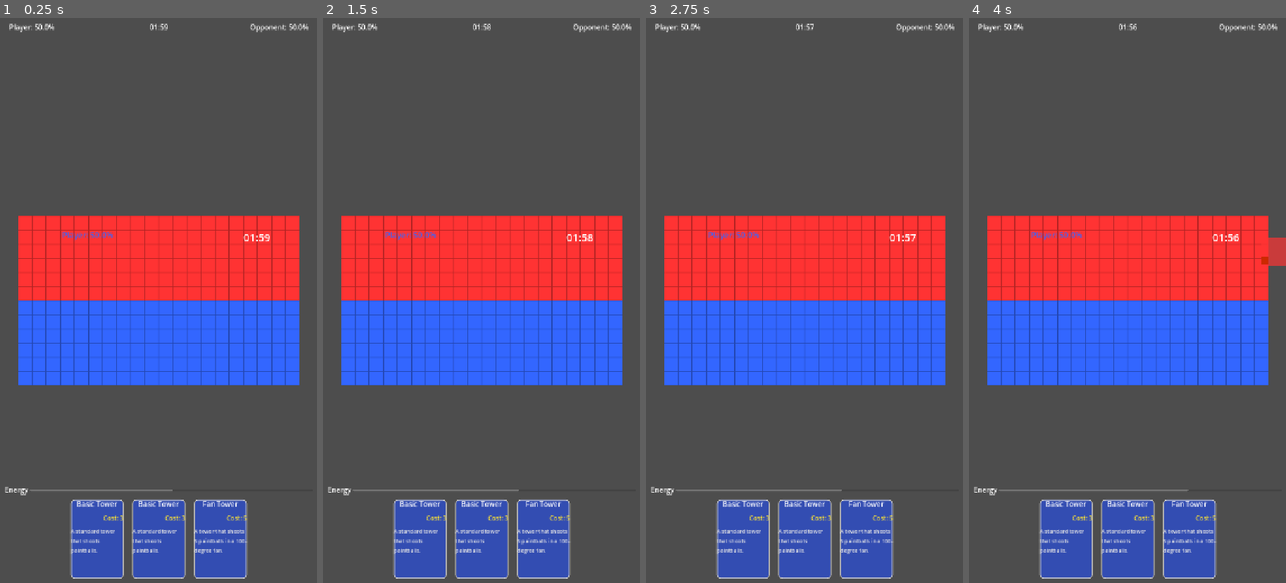
Above: before the commit, frames 1-4 (left to right).
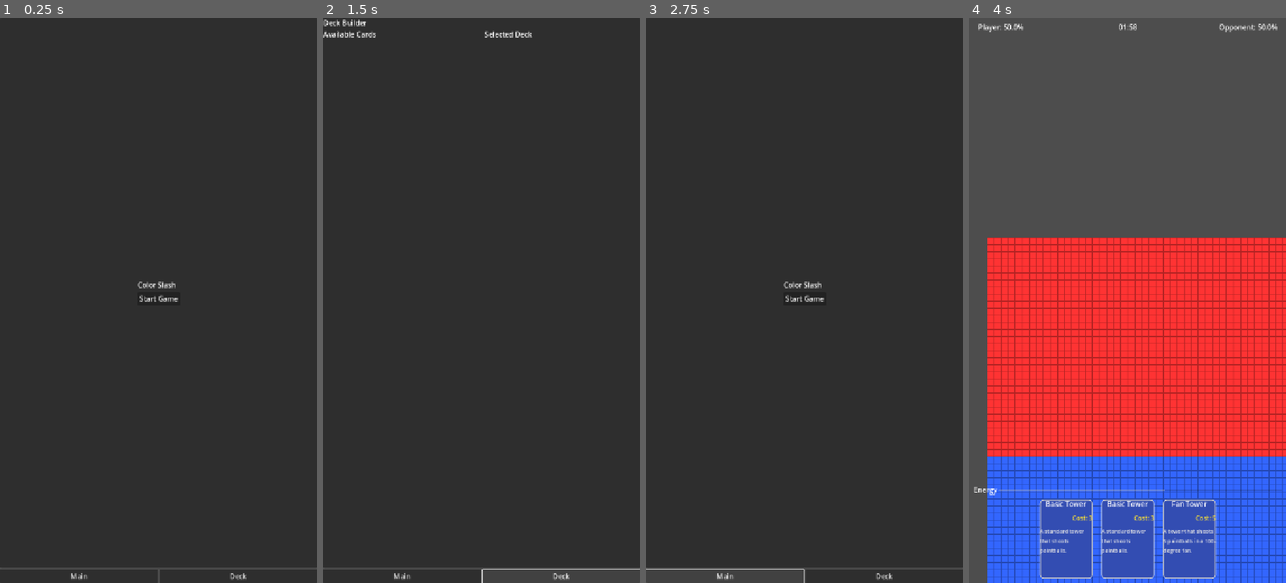
Above: after the commit, the same moments.

Repository: HugoFucksmann/colorslash
Game: Godot game, scene res://scenes/main_flow.tscn
Same seed, same stepped clock (60 frames per second), same inputs: the game is played once before the commit and once after it. Before the commit the project starts from res://scenes/main_arena.tscn.
Inputs (mouse positions are in pixels of both pictures, inside the frame that each line leads up to):
- Up to frame 1 (0.25 s): no input
- Up to frame 2 (1.5 s): click (402, 577) at 0.5 s, where only the run after the commit has a clickable "Main"; click (560, 577) at 1.25 s, where only the run after the commit has a clickable "Deck"
- Up to frame 3 (2.75 s): click (725, 577) at 2 s, where only the run after the commit has a clickable "Main"
- Up to frame 4 (4 s): click (1127, 300) at 2.75 s, where only the run after the commit has a clickable "Start Game"; tap Enter at 3.5 s; move the mouse to (1197, 272) at 3.52 s

The runs differ from the first frame. In frame 1, 100% of the frame differs, in the area x 0-100%, y 0-100%; in frame 2, 99%; in frame 3, 99%; in frame 4, 46%.

Commit message:
screens

Diff:
--- a/assets/cards/basic_tower_card.tres
+++ b/assets/cards/basic_tower_card.tres
@@ -12,5 +12,6 @@
 tower_scene = ExtResource("2_tower_scene")
 size = Vector2i(2, 2)
 health = 150
+attack_type = 0
 fire_rate = 1.2
 projectile_scene = ExtResource("3_projectile_scene")
--- a/assets/cards/fan_tower_card.tres
+++ b/assets/cards/fan_tower_card.tres
@@ -12,6 +12,7 @@
 tower_scene = ExtResource("2_tower_scene")
 size = Vector2i(2, 2)
 health = 120
+attack_type = 1
 fire_rate = 0.8
 projectile_scene = ExtResource("3_projectile_scene")
 num_projectiles = 5
--- a/project.godot
+++ b/project.godot
@@ -11,13 +11,14 @@
 [application]
 
 config/name="pvpC"
-run/main_scene="res://scenes/main_arena.tscn"
+run/main_scene="res://scenes/main_flow.tscn"
 config/features=PackedStringArray("4.4", "Mobile")
 config/icon="res://icon.svg"
 
 [autoload]
 
 GlobalSignals="*res://scripts/global_signals.gd"
+SceneManager="*res://scripts/scene_manager.gd"
 
 [display]
 
--- a/projectiles/projectile.gd
+++ b/projectiles/projectile.gd
@@ -6,6 +6,11 @@
 
 @onready var game_manager = get_tree().get_first_node_in_group("game_manager")
 func _process(delta):
+	# Safety check to ensure game_manager is available.
+	if not game_manager:
+		game_manager = get_tree().get_first_node_in_group("game_manager")
+		if not game_manager:
+			return # Wait until game_manager is ready
 	# Move the projectile
 	position += velocity * delta
 
--- a/scenes/battle_ui.tscn
+++ b/scenes/battle_ui.tscn
@@ -14,26 +14,31 @@
 [node name="BattleUI" type="CanvasLayer"]
 script = ExtResource("1_ui_script")
 
-[node name="TopUI" type="MarginContainer" parent="."]
-anchors_preset = 10
+[node name="MainVBox" type="VBoxContainer" parent="."]
+anchors_preset = 15
 anchor_right = 1.0
+anchor_bottom = 1.0
 grow_horizontal = 2
+grow_vertical = 2
+
+[node name="TopUI" type="MarginContainer" parent="MainVBox"]
+layout_mode = 2
 theme_override_constants/margin_left = 20
 theme_override_constants/margin_top = 10
 theme_override_constants/margin_right = 20
 theme_override_constants/margin_bottom = 10
 
-[node name="HBox" type="HBoxContainer" parent="TopUI"]
+[node name="HBox" type="HBoxContainer" parent="MainVBox/TopUI"]
 layout_mode = 2
 
-[node name="PlayerTerritoryLabel" type="Label" parent="TopUI/HBox"]
+[node name="PlayerTerritoryLabel" type="Label" parent="MainVBox/TopUI/HBox"]
 unique_name_in_owner = true
 layout_mode = 2
 size_flags_horizontal = 3
 text = "You: 0%"
 vertical_alignment = 1
 
-[node name="TimeLabel" type="Label" parent="TopUI/HBox"]
+[node name="TimeLabel" type="Label" parent="MainVBox/TopUI/HBox"]
 unique_name_in_owner = true
 layout_mode = 2
 size_flags_horizontal = 3
@@ -41,7 +46,7 @@
 horizontal_alignment = 1
 vertical_alignment = 1
 
-[node name="OpponentTerritoryLabel" type="Label" parent="TopUI/HBox"]
+[node name="OpponentTerritoryLabel" type="Label" parent="MainVBox/TopUI/HBox"]
 unique_name_in_owner = true
 layout_mode = 2
 size_flags_horizontal = 3
@@ -49,29 +54,29 @@
 horizontal_alignment = 2
 vertical_alignment = 1
 
-[node name="BottomUI" type="PanelContainer" parent="."]
-anchors_preset = 12
-anchor_top = 1.0
-anchor_right = 1.0
-anchor_bottom = 1.0
-offset_top = -200.0
-grow_horizontal = 2
-grow_vertical = 0
+[node name="GameAreaPlaceholder" type="Control" parent="MainVBox"]
+unique_name_in_owner = true
+layout_mode = 2
+size_flags_vertical = 3
+
+[node name="BottomUI" type="PanelContainer" parent="MainVBox"]
+layout_mode = 2
+size_flags_vertical = 0
 theme_override_styles/panel = SubResource("StyleBoxFlat_1")
 
-[node name="VBox" type="VBoxContainer" parent="BottomUI"]
+[node name="VBox" type="VBoxContainer" parent="MainVBox/BottomUI"]
 layout_mode = 2
 theme_override_constants/separation = 10
 
-[node name="EnergyContainer" type="HBoxContainer" parent="BottomUI/VBox"]
+[node name="EnergyContainer" type="HBoxContainer" parent="MainVBox/BottomUI/VBox"]
 layout_mode = 2
 alignment = 1
 
-[node name="EnergyLabel" type="Label" parent="BottomUI/VBox/EnergyContainer"]
+[node name="EnergyLabel" type="Label" parent="MainVBox/BottomUI/VBox/EnergyContainer"]
 layout_mode = 2
 text = "Energy"
 
-[node name="EnergyBar" type="ProgressBar" parent="BottomUI/VBox/EnergyContainer"]
+[node name="EnergyBar" type="ProgressBar" parent="MainVBox/BottomUI/VBox/EnergyContainer"]
 unique_name_in_owner = true
 custom_minimum_size = Vector2(200, 0)
 layout_mode = 2
@@ -82,7 +87,7 @@
 value = 3.0
 show_percentage = false
 
-[node name="CardContainer" type="HBoxContainer" parent="BottomUI/VBox"]
+[node name="CardContainer" type="HBoxContainer" parent="MainVBox/BottomUI/VBox"]
 unique_name_in_owner = true
 custom_minimum_size = Vector2(0, 180)
 layout_mode = 2
--- /dev/null
+++ b/scenes/deck_builder_screen.tscn
@@ -0,0 +1,59 @@
+[gd_scene load_steps=2 format=3 uid="uid://b2yxjq7gq8v2k"]
+
+[ext_resource type="Script" path="res://scripts/deck_builder_screen.gd" id="1_fghij"]
+
+[node name="DeckBuilderScreen" type="Control"]
+layout_mode = 3
+anchors_preset = 15
+anchor_right = 1.0
+anchor_bottom = 1.0
+grow_horizontal = 2
+grow_vertical = 2
+script = ExtResource("1_fghij")
+
+[node name="VBoxContainer" type="VBoxContainer" parent="."]
+layout_mode = 1
+anchors_preset = 15
+anchor_right = 1.0
+anchor_bottom = 1.0
+grow_horizontal = 2
+grow_vertical = 2
+
+[node name="Label" type="Label" parent="VBoxContainer"]
+layout_mode = 2
+text = "Deck Builder"
+alignment = 1
+
+[node name="HSplitContainer" type="HSplitContainer" parent="VBoxContainer"]
+layout_mode = 2
+size_flags_vertical = 3
+
+[node name="AvailableCards" type="ScrollContainer" parent="VBoxContainer/HSplitContainer"]
+layout_mode = 2
+size_flags_horizontal = 3
+
+[node name="VBoxContainer" type="VBoxContainer" parent="VBoxContainer/HSplitContainer/AvailableCards"]
+layout_mode = 2
+size_flags_horizontal = 3
+
+[node name="Label" type="Label" parent="VBoxContainer/HSplitContainer/AvailableCards/VBoxContainer"]
+layout_mode = 2
+text = "Available Cards"
+
+[node name="GridContainer" type="GridContainer" parent="VBoxContainer/HSplitContainer/AvailableCards/VBoxContainer"]
+layout_mode = 2
+
+[node name="SelectedDeck" type="ScrollContainer" parent="VBoxContainer/HSplitContainer"]
+layout_mode = 2
+size_flags_horizontal = 3
+
+[node name="VBoxContainer" type="VBoxContainer" parent="VBoxContainer/HSplitContainer/SelectedDeck"]
+layout_mode = 2
+size_flags_horizontal = 3
+
+[node name="Label" type="Label" parent="VBoxContainer/HSplitContainer/SelectedDeck/VBoxContainer"]
+layout_mode = 2
+text = "Selected Deck"
+
+[node name="GridContainer" type="GridContainer" parent="VBoxContainer/HSplitContainer/SelectedDeck/VBoxContainer"]
+layout_mode = 2
--- /dev/null
+++ b/scenes/main_flow.tscn
@@ -0,0 +1,29 @@
+[gd_scene load_steps=3 format=3 uid="uid://c8n60wrrrp2v5"]
+
+[ext_resource type="Script" uid="uid://c4ubhoyx4t5w5" path="res://scripts/main_flow.gd" id="1_pqrst"]
+[ext_resource type="PackedScene" uid="uid://nifmxrppk3yo" path="res://scenes/navigation_bar.tscn" id="2_uvwxy"]
+
+[node name="MainFlow" type="Control"]
+layout_mode = 3
+anchors_preset = 15
+anchor_right = 1.0
+anchor_bottom = 1.0
+grow_horizontal = 2
+grow_vertical = 2
+script = ExtResource("1_pqrst")
+
+[node name="VBoxContainer" type="VBoxContainer" parent="."]
+layout_mode = 1
+anchors_preset = 15
+anchor_right = 1.0
+anchor_bottom = 1.0
+grow_horizontal = 2
+grow_vertical = 2
+
+[node name="ScreenContainer" type="PanelContainer" parent="VBoxContainer"]
+layout_mode = 2
+size_flags_vertical = 3
+
+[node name="NavigationBar" parent="VBoxContainer" instance=ExtResource("2_uvwxy")]
+layout_mode = 2
+size_flags_vertical = 0
--- /dev/null
+++ b/scenes/main_screen.tscn
@@ -0,0 +1,32 @@
+[gd_scene load_steps=2 format=3 uid="uid://dcrait870c1l2"]
+
+[ext_resource type="Script" uid="uid://du23cqwxr2ctq" path="res://scripts/main_screen.gd" id="1_abcde"]
+
+[node name="MainScreen" type="Control"]
+layout_mode = 3
+anchors_preset = 15
+anchor_right = 1.0
+anchor_bottom = 1.0
+grow_horizontal = 2
+grow_vertical = 2
+script = ExtResource("1_abcde")
+
+[node name="VBoxContainer" type="VBoxContainer" parent="."]
+layout_mode = 1
+anchors_preset = 8
+anchor_left = 0.5
+anchor_top = 0.5
+anchor_right = 0.5
+anchor_bottom = 0.5
+grow_horizontal = 2
+grow_vertical = 2
+
+[node name="TitleLabel" type="Label" parent="VBoxContainer"]
+layout_mode = 2
+text = "Color Slash"
+
+[node name="StartGameButton" type="Button" parent="VBoxContainer"]
+layout_mode = 2
+text = "Start Game"
+
+[connection signal="pressed" from="VBoxContainer/StartGameButton" to="." method="_on_start_game_button_pressed"]
--- /dev/null
+++ b/scenes/navigation_bar.tscn
@@ -0,0 +1,26 @@
+[gd_scene load_steps=2 format=3 uid="uid://nifmxrppk3yo"]
+
+[ext_resource type="Script" uid="uid://cdh6fgux8luqw" path="res://scripts/navigation_bar.gd" id="1_klmno"]
+
+[node name="NavigationBar" type="HBoxContainer"]
+anchors_preset = 12
+anchor_top = 1.0
+anchor_right = 1.0
+anchor_bottom = 1.0
+grow_horizontal = 2
+grow_vertical = 0
+alignment = 1
+script = ExtResource("1_klmno")
+
+[node name="MainScreenButton" type="Button" parent="."]
+layout_mode = 2
+size_flags_horizontal = 3
+text = "Main"
+
+[node name="DeckBuilderButton" type="Button" parent="."]
+layout_mode = 2
+size_flags_horizontal = 3
+text = "Deck"
+
+[connection signal="pressed" from="MainScreenButton" to="." method="_on_main_screen_button_pressed"]
+[connection signal="pressed" from="DeckBuilderButton" to="." method="_on_deck_builder_button_pressed"]
--- a/scripts/battle_ui.gd
+++ b/scripts/battle_ui.gd
@@ -1,4 +1,6 @@
 extends CanvasLayer
+
+signal game_area_resized(rect: Rect2)
 
 const CardUI = preload("res://scenes/card_ui.tscn")
 
@@ -15,13 +17,16 @@
 @onready var time_label: Label = %TimeLabel
 @onready var player_territory_label: Label = %PlayerTerritoryLabel
 @onready var opponent_territory_label: Label = %OpponentTerritoryLabel
+@onready var game_area_placeholder: Control = %GameAreaPlaceholder
 @onready var game_manager = get_tree().get_first_node_in_group("game_manager")
 
 func _ready():
+	# Emit the size of the game area once the UI is ready.
+	await get_tree().process_frame
+	emit_signal("game_area_resized", game_area_placeholder.get_global_rect())
 
 
-	# Esperar un frame para asegurarnos de que todos los nodos estén listos
-	await get_tree().process_frame
+
 
 	# Cargar las cartas disponibles
 	var basic_card = load("res://assets/cards/basic_tower_card.tres")
@@ -103,7 +108,8 @@
 
 	dragged_card_data = card_data
 	placement_ghost = ColorRect.new()
-	placement_ghost.size = Vector2(dragged_card_data.size) * Vector2(32, 32)
+	var tile_size = Vector2(game_manager.tile_map.tile_set.tile_size) # Explicitly convert to Vector2
+	placement_ghost.size = Vector2(dragged_card_data.size) * tile_size
 	# Add ghost to the main scene tree to use global coordinates
 	get_tree().root.add_child(placement_ghost)
 
--- a/scripts/card_data.gd
+++ b/scripts/card_data.gd
@@ -1,5 +1,7 @@
 extends Resource
 class_name CardData
+
+enum AttackType { ROTATING, FAN }
 
 @export var card_name: String = "Unnamed Card"
 @export var cost: int = 1
@@ -9,6 +11,7 @@
 @export var tower_scene: PackedScene
 @export var size: Vector2i = Vector2i(1, 1)
 @export var health: int = 100
+@export var attack_type: AttackType = AttackType.ROTATING
 @export var fire_rate: float = 1.5 # Shots per second
 
 # Projectile Properties
--- /dev/null
+++ b/scripts/deck_builder_screen.gd
@@ -0,0 +1,7 @@
+extends Control
+
+# This script will handle the logic for the deck builder screen.
+# For now, it's just a placeholder.
+
+func _ready():
+	pass
--- a/scripts/game_manager.gd
+++ b/scripts/game_manager.gd
@@ -1,8 +1,8 @@
 extends Node
 
 # --- Game Settings ---
-const MAP_WIDTH = 20
-const MAP_HEIGHT = 12
+var map_width = 20
+var map_height = 12
 const GAME_DURATION_SECONDS = 120
 
 # --- Player State ---
@@ -15,7 +15,7 @@
 var time_left = GAME_DURATION_SECONDS
 var player_tile_count = 0
 var opponent_tile_count = 0
-var total_tiles = MAP_WIDTH * MAP_HEIGHT
+var total_tiles = map_width * map_height
 var occupied_tiles = {} # {Vector2i: Node}
 var play_area_rect: Rect2
 
@@ -27,6 +27,7 @@
 # --- Node References ---
 @export var tile_map: TileMap
 @export var battle_ui: CanvasLayer
+@export var main_camera: Camera2D
 @onready var opponent_timer: Timer = $OpponentTimer
 
 # --- Opponent AI ---
@@ -45,21 +46,21 @@
 			# Create a new TileSet programmatically if we can't load it
 			print("Creating new TileSet programmatically")
 			var new_tile_set = TileSet.new()
-			new_tile_set.tile_size = Vector2i(32, 32)
+			new_tile_set.tile_size = Vector2i(16, 16)
 
 			# Create a source for the tile set
 			var atlas_source = TileSetAtlasSource.new()
-			atlas_source.texture_region_size = Vector2i(32, 32)
+			atlas_source.texture_region_size = Vector2i(16, 16)
 
 			# Create a simple texture for the tiles with visible grid
-			var img = Image.create(96, 32, false, Image.FORMAT_RGBA8)
+			var img = Image.create(48, 16, false, Image.FORMAT_RGBA8)
 
 			# Fill with base colors: gray, blue, red
 			img.fill(Color(0.5, 0.5, 0.5, 1)) # Gray for neutral
 
 			# Create the three colored tiles with borders
 			for tile_idx in range(3):
-				var base_x = tile_idx * 32
+				var base_x = tile_idx * 16
 				var color = Color(0.5, 0.5, 0.5, 1) # Gray (neutral)
 
 				if tile_idx == 1:
@@ -68,21 +69,21 @@
 					color = Color(1, 0.2, 0.2, 1) # Red (opponent)
 
 				# Fill the tile area with the base color
-				for x in range(32):
-					for y in range(32):
+				for x in range(16):
+					for y in range(16):
 						img.set_pixel(base_x + x, y, color)
 
 				# Add a darker border to make the grid visible
 				var border_color = color.darkened(0.3)
-				for x in range(32):
+				for x in range(16):
 					# Horizontal borders
 					img.set_pixel(base_x + x, 0, border_color)
-					img.set_pixel(base_x + x, 31, border_color)
-
-				for y in range(32):
+					img.set_pixel(base_x + x, 15, border_color)
+
+				for y in range(16):
 					# Vertical borders
 					img.set_pixel(base_x, y, border_color)
-					img.set_pixel(base_x + 31, y, border_color)
+					img.set_pixel(base_x + 15, y, border_color)
 
 			# Create texture from image
 			var texture = ImageTexture.create_from_image(img)
@@ -99,16 +100,11 @@
 			# Assign the new tile set to the tile map
 			tile_map.tile_set = new_tile_set
 
-	generate_map()
-	print("Map generation completed in _ready().")
-
-	# Define the playable area based on the TileMap's used rectangle
-	var used_rect = tile_map.get_used_rect()
-	play_area_rect = Rect2(tile_map.map_to_local(used_rect.position), tile_map.map_to_local(used_rect.end) - tile_map.map_to_local(used_rect.position) + Vector2(32,32))
-
 	# Make sure battle_ui exists
 	if battle_ui == null:
 		push_error("BattleUI not found! Please assign the BattleUI node to the 'battle_ui' export variable in the GameManager node in the editor.")
+	else:
+		battle_ui.game_area_resized.connect(_on_game_area_resized)
 
 	opponent_cards.append(load("res://assets/cards/basic_tower_card.tres"))
 	opponent_cards.append(load("res://assets/cards/fan_tower_card.tres"))
@@ -120,9 +116,6 @@
 	# Start opponent timer
 	opponent_timer.timeout.connect(_on_opponent_timer_timeout)
 	opponent_timer.start()
-
-	# Create UI for game stats
-	create_game_ui()
 
 func _process(delta):
 	time_left -= delta
@@ -167,20 +160,19 @@
 	# Reset tile counts
 	player_tile_count = 0
 	opponent_tile_count = 0
-	total_tiles = MAP_WIDTH * MAP_HEIGHT
+	total_tiles = map_width * map_height
 
 	# Define tile coordinates in the atlas
 	var neutral_tile = Vector2i(0, 0) # Gray
 	var player_tile = Vector2i(1, 0)  # Blue
 	var opponent_tile = Vector2i(2, 0) # Red
 
-	# Create the map with player territories
-	for x in range(MAP_WIDTH):
-		for y in range(MAP_HEIGHT):
+	# Generate the tilemap grid
+	for x in range(map_width):
+		for y in range(map_height):
 			var tile_pos = Vector2i(x, y)
-			var player_area_y_limit = MAP_HEIGHT / 2
-
-			if y >= player_area_y_limit: # Bottom half - Player (blue)
+			# Split map into two halves
+			if y >= map_height / 2: # Bottom half - Player (blue)
 				tile_map.set_cell(0, tile_pos, 0, player_tile)
 				player_tile_count += 1
 			else: # Top half - Opponent (red)
@@ -232,7 +224,7 @@
 	get_tree().paused = true
 
 func is_placement_valid(player_id: int, card: CardData, origin_tile: Vector2i) -> bool:
-	var player_area_y_limit = MAP_HEIGHT / 2
+	var player_area_y_limit = map_height / 2
 	if player_id == 1 and origin_tile.y < player_area_y_limit: return false
 	if player_id == 2 and origin_tile.y >= player_area_y_limit: return false
 	for x in range(card.size.x):
@@ -282,8 +274,8 @@
 	var card = opponent_cards[randi() % opponent_cards.size()]
 
 	if opponent_energy >= card.cost:
-		var spawn_x = randi_range(0, MAP_WIDTH - card.size.x)
-		var spawn_y = randi_range(0, MAP_HEIGHT / 2 - card.size.y)
+		var spawn_x = randi_range(0, map_width - card.size.x)
+		var spawn_y = randi_range(0, map_height / 2 - card.size.y)
 		var tile_pos = Vector2i(spawn_x, spawn_y)
 		if is_placement_valid(2, card, tile_pos):
 			if spend_energy(2, card.cost):
@@ -336,7 +328,7 @@
 	var tile_center = tile_map.map_to_local(tile_pos)
 	var claim_effect = ColorRect.new()
 	get_parent().add_child(claim_effect)
-	claim_effect.size = Vector2(32, 32) # Same as tile size
+	claim_effect.size = Vector2(16, 16) # Same as tile size
 	claim_effect.position = tile_center - claim_effect.size / 2
 
 	# Set color based on player
@@ -363,36 +355,27 @@
 			return true
 	return false
 
-func create_game_ui():
-	# Create a UI container
-	var ui_container = Control.new()
-	ui_container.name = "UI"
-	get_parent().call_deferred("add_child", ui_container)
-
-	# Create timer display
-	timer_label = Label.new()
-	timer_label.name = "TimerLabel"
-	ui_container.add_child(timer_label)
-	timer_label.text = "02:00"
-	timer_label.position = Vector2(512, 30)
-	timer_label.horizontal_alignment = HORIZONTAL_ALIGNMENT_CENTER
-	timer_label.add_theme_color_override("font_color", Color(1, 1, 1))
-	timer_label.add_theme_font_size_override("font_size", 24)
-
-	# Create player territory percentage display
-	var player_percentage_label = Label.new()
-	player_percentage_label.name = "PlayerPercentage"
-	ui_container.add_child(player_percentage_label)
-	player_percentage_label.text = "Player: 50.0%"
-	player_percentage_label.position = Vector2(100, 30)
-	player_percentage_label.add_theme_color_override("font_color", Color(0.2, 0.4, 1))
-	player_percentage_label.add_theme_font_size_override("font_size", 18)
-
-	# Create opponent territory percentage display
-	var opponent_percentage_label = Label.new()
-	opponent_percentage_label.name = "OpponentPercentage"
-	ui_container.add_child(opponent_percentage_label)
-	opponent_percentage_label.text = "Opponent: 50.0%"
-	opponent_percentage_label.position = Vector2(900, 30)
-	opponent_percentage_label.add_theme_color_override("font_color", Color(1, 0.2, 0.2))
-	opponent_percentage_label.add_theme_font_size_override("font_size", 18)
+func _on_game_area_resized(rect: Rect2):
+	# Calculate map dimensions based on the provided rect and tile size
+	var tile_size = Vector2(tile_map.tile_set.tile_size) # Explicitly convert to Vector2
+	map_width = floori(rect.size.x / tile_size.x)
+	map_height = floori(rect.size.y / tile_size.y)
+
+	var map_pixel_size = Vector2(map_width, map_height) * tile_size
+
+	# Center the TileMap within the game area
+	var new_tilemap_pos = rect.position + (rect.size - map_pixel_size) / 2.0
+	tile_map.position = new_tilemap_pos
+
+	play_area_rect = Rect2(new_tilemap_pos, map_pixel_size)
+
+	generate_map()
+
+	# Adjust camera to fit the new play area
+	if main_camera:
+		main_camera.position = play_area_rect.get_center()
+		# Calculate zoom level to fit the play area width and height
+		var screen_size = get_viewport().get_visible_rect().size
+		var zoom_x = play_area_rect.size.x / screen_size.x
+		var zoom_y = play_area_rect.size.y / screen_size.y
+		main_camera.zoom = Vector2(max(zoom_x, zoom_y), max(zoom_x, zoom_y))
--- a/scripts/global_signals.gd
+++ b/scripts/global_signals.gd
@@ -1,4 +1 @@
 extends Node
-
-signal card_drag_started(card_data: CardData)
-signal card_drag_ended()
--- /dev/null
+++ b/scripts/main_flow.gd
@@ -0,0 +1,10 @@
+extends Control
+
+@onready var screen_container = $VBoxContainer/ScreenContainer
+
+func _ready():
+	# Pass the screen container to the SceneManager so it knows where to put the screens.
+	SceneManager.screen_container = screen_container
+
+	# Load the initial screen.
+	SceneManager.switch_screen("res://scenes/main_screen.tscn")
--- /dev/null
+++ b/scripts/main_screen.gd
@@ -0,0 +1,7 @@
+extends Control
+
+func _on_start_game_button_pressed():
+	# This will eventually load the main game scene.
+	# For now, we can just print a message.
+	print("Start Game button pressed!")
+	get_tree().change_scene_to_file("res://scenes/main_arena.tscn")
--- /dev/null
+++ b/scripts/navigation_bar.gd
@@ -0,0 +1,7 @@
+extends HBoxContainer
+
+func _on_main_screen_button_pressed():
+	SceneManager.switch_screen("res://scenes/main_screen.tscn")
+
+func _on_deck_builder_button_pressed():
+	SceneManager.switch_screen("res://scenes/deck_builder_screen.tscn")
--- /dev/null
+++ b/scripts/scene_manager.gd
@@ -0,0 +1,23 @@
+extends Node
+
+# Reference to the node that will hold the current screen content.
+var screen_container: Node = null
+
+# Path to the current screen scene.
+var current_screen_path: String = ""
+
+# Changes the currently displayed screen.
+func switch_screen(screen_path: String):
+	if screen_path == current_screen_path:
+		return # Don't reload the same screen
+
+	# Remove the old screen if it exists.
+	if screen_container.get_child_count() > 0:
+		for child in screen_container.get_children():
+			child.queue_free()
+
+	# Load and instance the new screen.
+	var screen_scene = load(screen_path)
+	var screen_instance = screen_scene.instantiate()
+	screen_container.add_child(screen_instance)
+	current_screen_path = screen_path
--- a/towers/base_tower.gd
+++ b/towers/base_tower.gd
@@ -1,21 +1,42 @@
 extends Node2D
+
+const CardDataScript = preload("res://scripts/card_data.gd")
 
 # --- Properties ---
 var health: int = 100
 var fire_rate: float = 1.5
 var projectile_scene: PackedScene
+var attack_type: CardDataScript.AttackType
 var size: Vector2i
 var origin_tile: Vector2i
 
 # --- Internal State ---
 var player_id: int = 1
 
+# --- Rotation ---
+var rotation_speed: float = 1.5 # Radians per second
+var max_angle: float = deg_to_rad(80) # 160 degrees total arc
+var rotation_direction: int = 1
+
 # --- Node References ---
 @onready var fire_timer: Timer = $FireTimer
 @onready var game_manager = get_tree().get_first_node_in_group("game_manager")
 
 func _ready():
-	fire_timer.timeout.connect(shoot)
+		fire_timer.timeout.connect(shoot)
+
+func _physics_process(delta):
+	if attack_type == CardDataScript.AttackType.ROTATING:
+		# Update rotation
+		rotation += rotation_speed * rotation_direction * delta
+
+		# Change direction if limits are reached
+		if rotation > max_angle:
+			rotation = max_angle
+			rotation_direction = -1
+		elif rotation < -max_angle:
+			rotation = -max_angle
+			rotation_direction = 1
 
 var num_projectiles: int = 1
 var spread_angle: float = 0.0
@@ -34,6 +55,7 @@
 	spread_angle = card.spread_angle
 	projectile_speed = card.projectile_speed
 	projectile_damage = card.projectile_damage
+	attack_type = card.attack_type
 
 	# Configure and start the firing timer
 	fire_timer.wait_time = 1.0 / fire_rate
@@ -41,6 +63,7 @@
 
 	# Adjust visual size
 	var visual = $ColorRect
+	# The visual size is the card's size multiplied by the tile size from the TileSet.
 	visual.size = size * game_manager.tile_map.tile_set.tile_size
 	# Adjust color based on player
 	if player_id == 2:
@@ -53,23 +76,26 @@
 
 	var base_direction = Vector2.UP if player_id == 1 else Vector2.DOWN
 
-	if num_projectiles == 1:
-		var projectile = projectile_scene.instantiate()
-		get_parent().add_child(projectile)
-		projectile.position = position
-		projectile.setup(player_id, base_direction, projectile_speed, projectile_damage)
-	else:
-		var start_angle = -spread_angle / 2.0
-		var angle_step = spread_angle / (num_projectiles - 1) if num_projectiles > 1 else 0.0
-
-		for i in range(num_projectiles):
-			var current_angle = start_angle + i * angle_step
-			var rotated_direction = base_direction.rotated(deg_to_rad(current_angle))
-
+	match attack_type:
+		CardDataScript.AttackType.ROTATING:
+			var shoot_direction = base_direction.rotated(rotation)
 			var projectile = projectile_scene.instantiate()
 			get_parent().add_child(projectile)
 			projectile.position = position
-			projectile.setup(player_id, rotated_direction, projectile_speed, projectile_damage)
+			projectile.setup(player_id, shoot_direction, projectile_speed, projectile_damage)
+
+		CardDataScript.AttackType.FAN:
+			var total_angle = deg_to_rad(spread_angle)
+			var angle_step = total_angle / (num_projectiles - 1) if num_projectiles > 1 else 0.0
+			var start_angle = -total_angle / 2.0
+
+			for i in range(num_projectiles):
+				var current_angle = start_angle + i * angle_step
+				var shoot_direction = base_direction.rotated(current_angle)
+				var projectile = projectile_scene.instantiate()
+				get_parent().add_child(projectile)
+				projectile.position = position
+				projectile.setup(player_id, shoot_direction, projectile_speed, projectile_damage)
 
 func take_damage(amount: int):
 	health -= amount
Not shown, added: scripts/deck_builder_screen.gd.uid
Not shown, added: scripts/main_flow.gd.uid
Not shown, added: scripts/main_screen.gd.uid
Not shown, added: scripts/navigation_bar.gd.uid
Not shown, added: scripts/scene_manager.gd.uid
